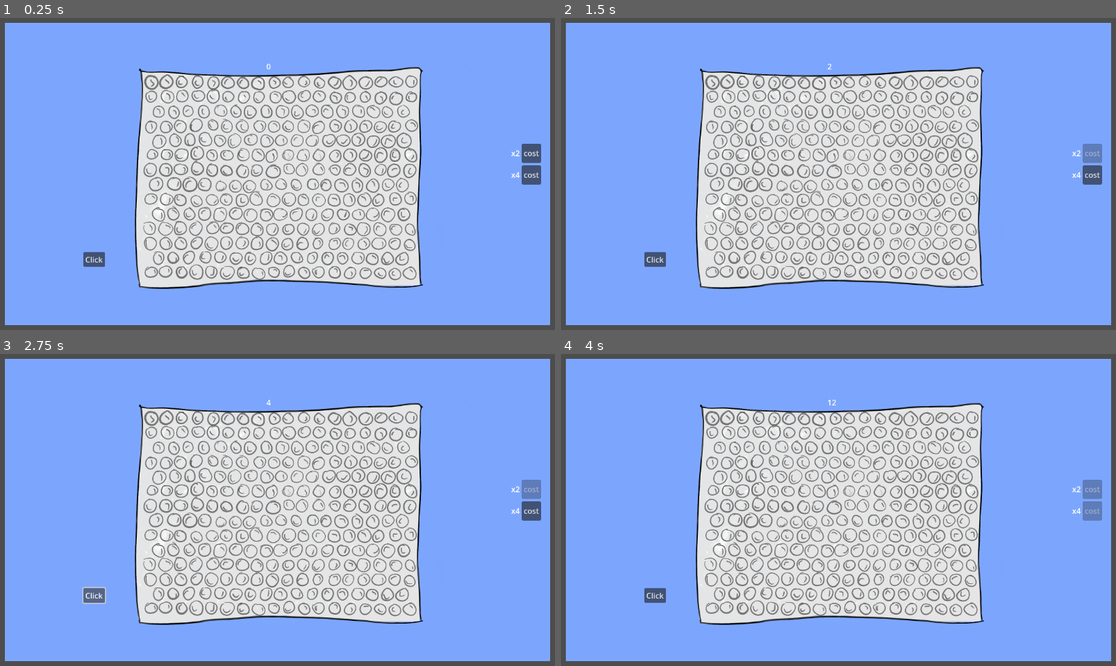
Above: before the commit, frames 1-4 (two rows, left to right).
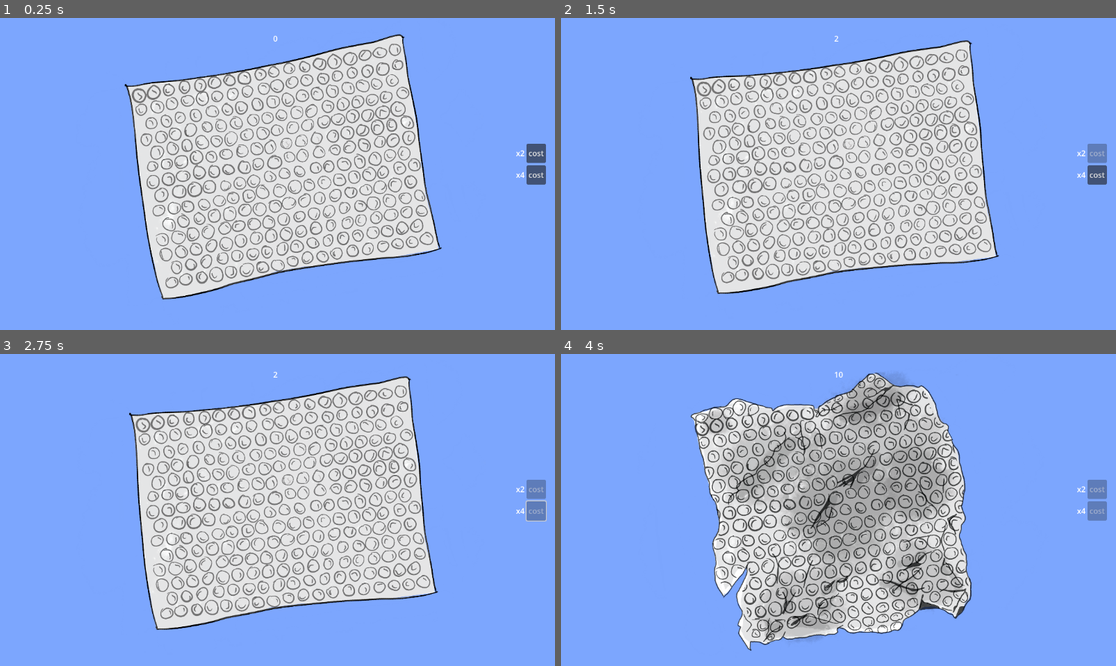
Above: after the commit, the same moments.

Repository: Diegodmbot/GlobalGameJam2025
Game: Godot game, scene res://node_2d.tscn
Two runs of this game, one before a commit and one after it. Both use one fixed random seed, a clock stepped at 60 frames per second and the inputs below.
Inputs (mouse positions are in pixels of both pictures, inside the frame that each line leads up to; where the layout moved, square brackets give the same spot in the first picture):
- Up to frame 1 (0.25 s): no input
- Up to frame 2 (1.5 s): click "cost" at 0.5 s; click (838, 174) [832, 183] at 1.25 s
- Up to frame 3 (2.75 s): click "Click" (after the commit: "cost") at 2 s
- Up to frame 4 (4 s): click (1093, 510) at 2.75 s, where only the run before the commit has a clickable "cost"; click (838, 510) [832, 519] at 3.5 s

The runs differ from the first frame. In frame 1, 26% of the frame differs, in the area x 0-100%, y 0-100%; in frame 2, 25%; in frame 3, 25%; in frame 4, 36%.

Commit message:
animaciones casi hechas

Diff:
--- a/node_2d.gd
+++ b/node_2d.gd
@@ -2,12 +2,35 @@
 
 @onready var contador: Label = $Main/Contador
 @onready var mejoras: Control = $Mejoras
+@onready var texture_button = $Main/TextureButton
+@onready var current_state:int = 1
 
-@onready var ADDER : int = 1
-
-func _on_button_pressed() -> void:
-	contador.text = str(int(contador.text) + ADDER * mejoras.multiplicador)
+const ADDER : int = 1
 
 
 func _on_texture_button_pressed():
 	contador.text = str(int(contador.text) + ADDER * mejoras.multiplicador)
+	# cambiar textura
+	var new_texture: CompressedTexture2D = null
+	current_state = current_state + 1 if current_state != 5 else 0
+	match current_state:
+		0:
+			new_texture = preload("res://sprites/Papel-3.PNG")
+		1:
+			new_texture = preload("res://sprites/Papel-1.PNG")
+		2:
+			new_texture = preload("res://sprites/Papel-1.PNG")
+		3:
+			new_texture = preload("res://sprites/Papel-2.PNG")
+		4:
+			new_texture = preload("res://sprites/Papel-2.PNG")
+		5:
+			new_texture = preload("res://sprites/Papel-3.PNG")
+	texture_button.texture_normal = new_texture
+	# animacion
+	var tween = create_tween()
+	tween.tween_property(texture_button, "rotation_degrees", randf_range(3, 10), 0.05)
+	tween.tween_property(texture_button, "rotation_degrees", randf_range(-3, -10), 0.05)
+	if current_state == 0:
+		texture_button.disabled = true
+		tween.tween_property(texture_button, "position", Vector2(texture_button.position.x, 1000), 2)
--- a/node_2d.tscn
+++ b/node_2d.tscn
@@ -27,10 +27,6 @@
 anchor_bottom = 1.0
 grow_horizontal = 2
 grow_vertical = 2
-theme_override_constants/margin_left = 10
-theme_override_constants/margin_top = 10
-theme_override_constants/margin_right = 10
-theme_override_constants/margin_bottom = 10
 
 [node name="PanelContainer" type="PanelContainer" parent="Mejoras/MarginContainer"]
 layout_mode = 2
@@ -117,35 +113,33 @@
 
 [node name="Contador" type="Label" parent="Main"]
 layout_mode = 2
-offset_left = -23.0
-offset_top = 89.0
-offset_right = -13.0
-offset_bottom = 112.0
+offset_left = -9.0
+offset_top = 31.0
+offset_right = 1.0
+offset_bottom = 54.0
 size_flags_vertical = 0
 text = "0"
 
 [node name="TextureButton" type="TextureButton" parent="Main"]
-layout_mode = 2
-offset_left = -487.0
-offset_top = 74.0
-offset_right = 1433.0
-offset_bottom = 1154.0
+layout_mode = 1
+anchors_preset = 8
+anchor_left = 0.5
+anchor_top = 0.5
+anchor_right = 0.5
+anchor_bottom = 0.5
+offset_left = -960.0
+offset_top = -540.0
+offset_right = 960.0
+offset_bottom = 540.0
+grow_horizontal = 2
+grow_vertical = 2
+rotation = -0.174533
 scale = Vector2(0.5, 0.5)
+pivot_offset = Vector2(960, 540)
 size_flags_horizontal = 4
 size_flags_vertical = 4
 size_flags_stretch_ratio = 0.5
 texture_normal = ExtResource("4_txce2")
 stretch_mode = 0
 
-[node name="Button" type="Button" parent="Main"]
-layout_mode = 2
-offset_left = -403.0
-offset_top = 486.0
-offset_right = -358.0
-offset_bottom = 517.0
-size_flags_horizontal = 4
-size_flags_vertical = 4
-text = "Click"
-
 [connection signal="pressed" from="Main/TextureButton" to="." method="_on_texture_button_pressed"]
-[connection signal="pressed" from="Main/Button" to="." method="_on_button_pressed"]
Binary file changed: sprites/Papel-3.PNG
